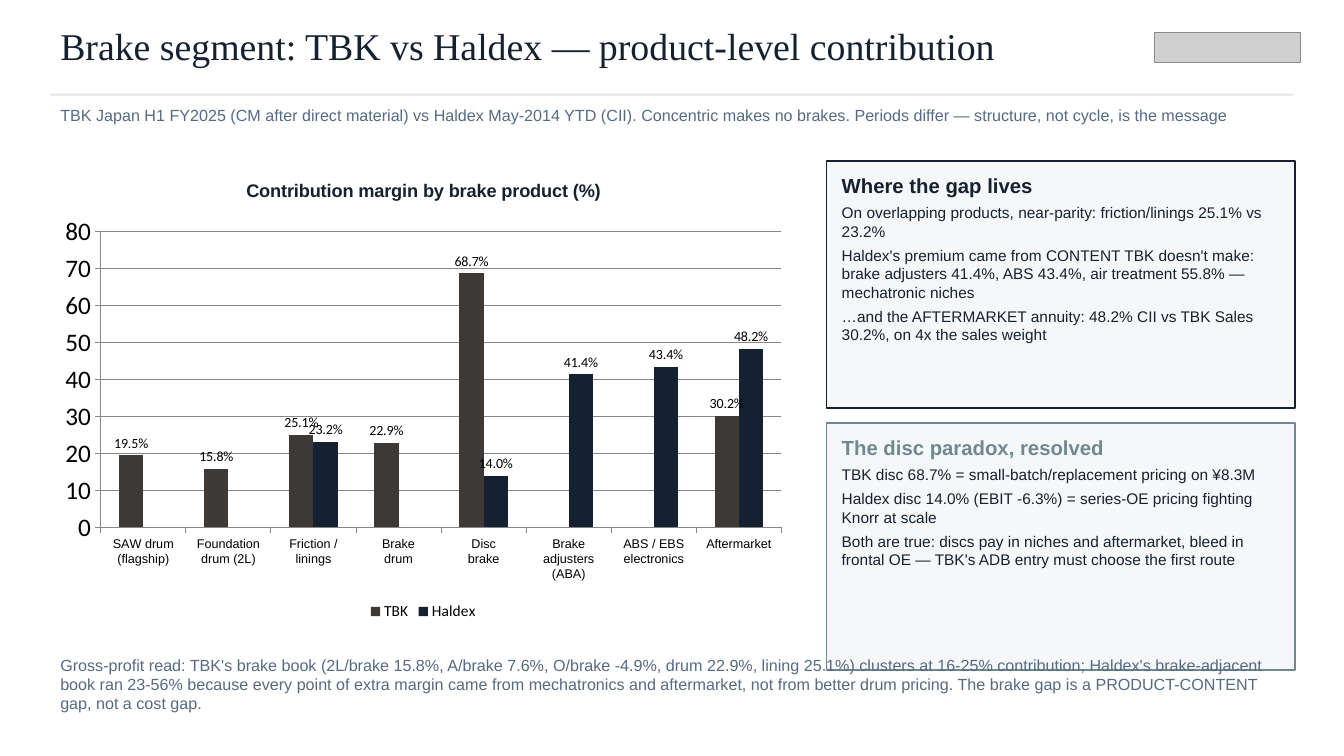
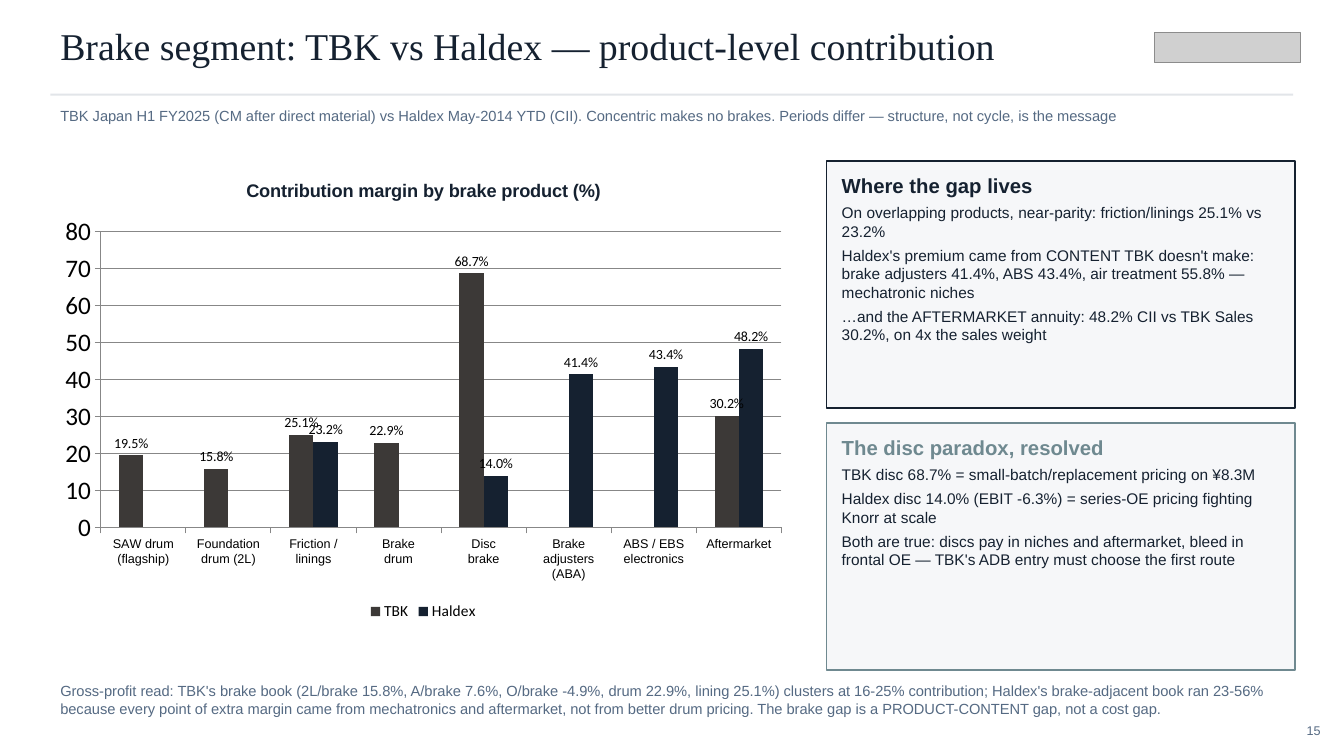
Before and after one commit to charette-lab/Claude, a slide deck: slide 15 of TBK_rd_gap_slides.pptx (slide 14 before the commit). Drawn at 1344x756 pixels with LibreOffice and Linux fonts; fonts in the diff are those of the drawing; grey boxes stand for pictures. Boxes give left, top, right and bottom in pixels: in the first picture for what was removed or moved away, otherwise in the second. Text is boxed around its words. In the diff, an @@ line names an element or a change of style, - is before the commit and + after.

```diff
--- a/TBK_rd_gap_slides.pptx
+++ b/TBK_rd_gap_slides.pptx
@@ text "TBK Japan H1 FY2025 (CM ..." at (60, 110, 1116, 124): size 11.5 to 10.5 pt @@
@@ text "Gross-profit read: TBK's brake book ..." at (60, 685, 1263, 717): size 11.5 to 10.5 pt @@
@@ text "Gross-profit read: TBK's brake book ...": place and size @@
-text "Gross-profit read: TBK's brake book ..." at (60, 658, 1262, 713)
+text "Gross-profit read: TBK's brake book ..." at (60, 685, 1263, 717)
@@ text added at (1307, 726, 1321, 735), 9 pt, text #556A83 @@
+15
```
Also in this commit, not shown: 25 other slides changed, 1 slide added, 1 other file.
